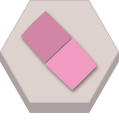
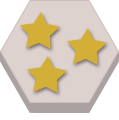
Layers edited between the first and the second 119 x 120 image:
hid "Eraser Pink" over [45,38,97,90]
hid "Eraser White" over [21,11,72,63]
added layer "Polygon 8 copy 3" above "Polygon 8 copy" over [20,12,107,93]
